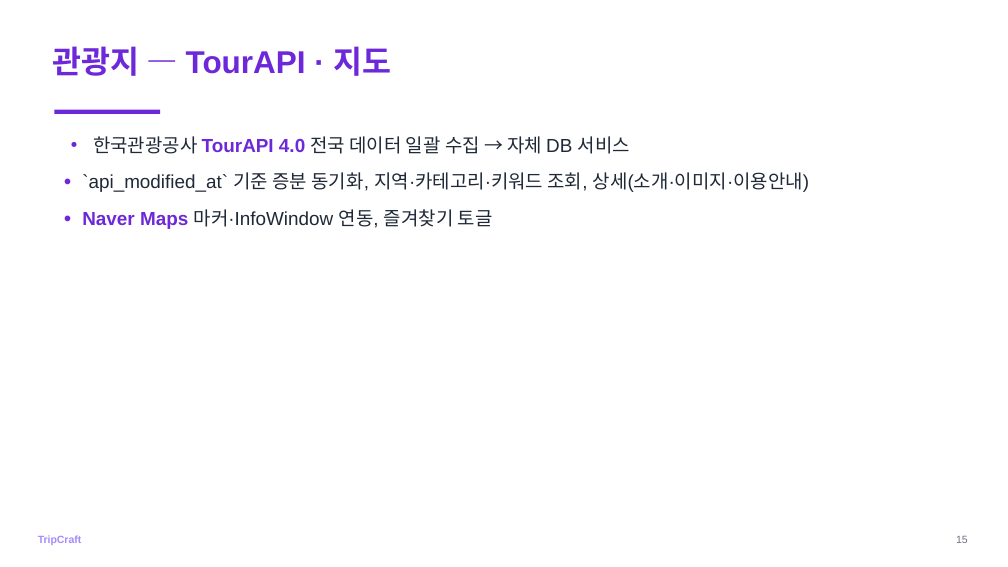
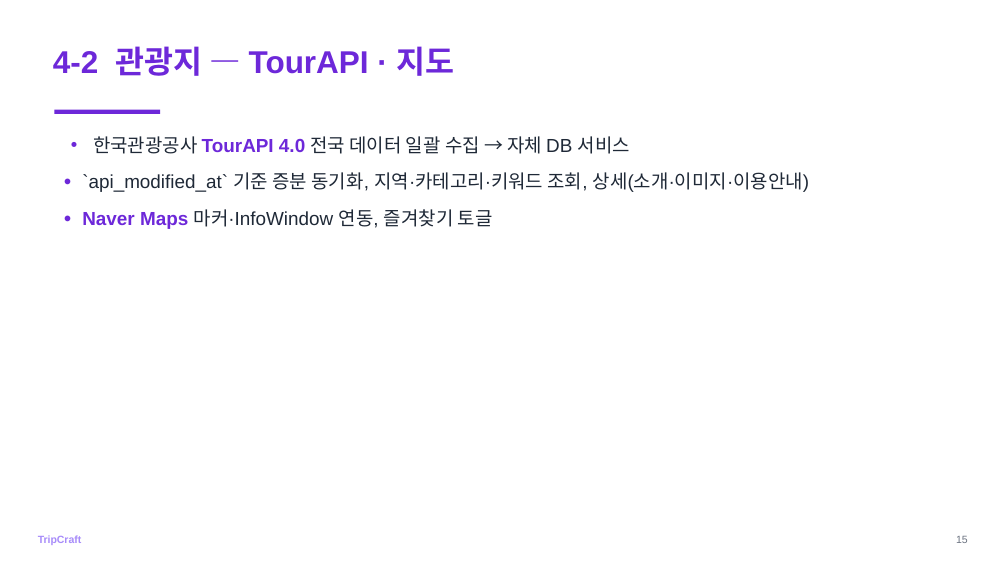
Before and after one commit to DreamingGenie/TripCraft, a slide deck: slide 20 of docs/06_submission/ppt/발표.pptx (slide 19 before the commit). Drawn at 1008x567 pixels with LibreOffice and Linux fonts; fonts in the diff are those of the drawing. Boxes give left, top, right and bottom in pixels: in the first picture for what was removed or moved away, otherwise in the second. Text is boxed around its words. In the diff, an @@ line names an element or a change of style, - is before the commit and + after.

```diff
--- a/docs/06_submission/ppt/발표.pptx
+++ b/docs/06_submission/ppt/발표.pptx
@@ text at box(53, 46, 455, 76): text changed @@
-관광지 — TourAPI · 지도
+4-2 관광지 — TourAPI · 지도
```
Also in this commit, not shown: 40 other slides changed, 9 slides added, 2 other files.
